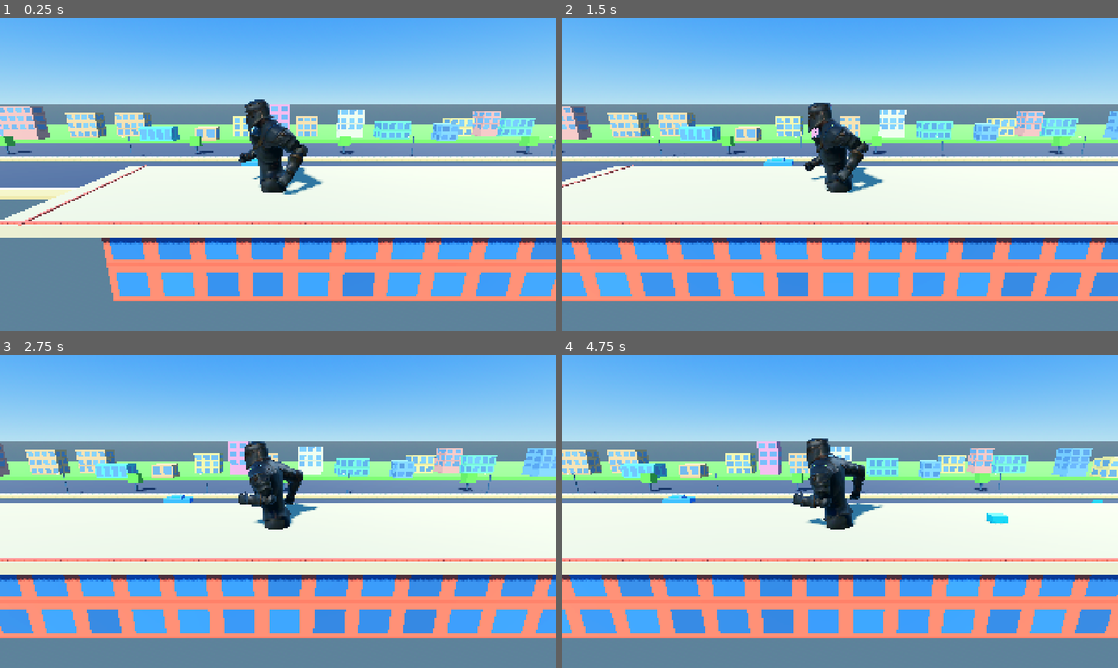
Above: before the commit, frames 1-4 (two rows, left to right).
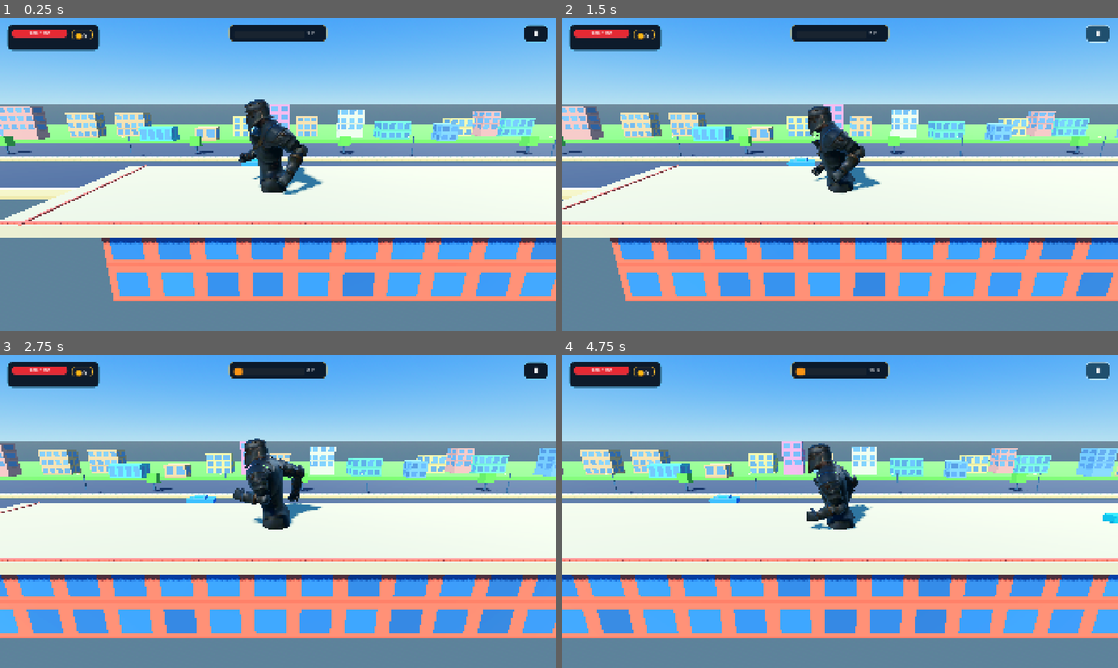
Above: after the commit, the same moments.

Repository: nnamdinwali/shadow-killer
Game: Godot game, scene res://node_3d.tscn
Same seed, same stepped clock (60 frames per second), same inputs: the game is played once before the commit and once after it.
Inputs (mouse positions are in pixels of both pictures, inside the frame that each line leads up to):
- Up to frame 1 (0.25 s): no input
- Up to frame 2 (1.5 s): click (1095, 33) at 0.5 s, where only the run after the commit has a clickable "Ⅱ"; click (1095, 33) at 1.25 s, where only the run after the commit has a clickable "▶"
- Up to frame 3 (2.75 s): click (139, 536) at 2.02 s
- Up to frame 4 (4.75 s): click (979, 536) at 2.77 s; click (1095, 370) at 3.5 s, where only the run after the commit has a clickable "Ⅱ"; click (1095, 370) at 4.25 s, where only the run after the commit has a clickable "▶"

The runs differ from the first frame. In frame 1, 2.5% of the frame differs, in the area x 1-99%, y 2-11%; in frame 2, 21%; in frame 3, 18%; in frame 4, 22%, in the area x 0-100%, y 2-89%.
Error before the commit: Parse Error: Expected statement, found "Indent" instead. (res://hud.gd:69)

Commit message:
Fix modern HUD indentation

Diff:
--- a/hud.gd
+++ b/hud.gd
@@ -65,31 +65,31 @@
 	root.mouse_filter = Control.MOUSE_FILTER_PASS
 	add_child(root)
 
-		# Top-left hero status, matching the reference layout.
-		var status_panel := Panel.new()
-		status_panel.position = Vector2(24, 22)
-		status_panel.size = Vector2(320, 92)
+	# Top-left compact status panel.
+	var status_panel := Panel.new()
+	status_panel.position = Vector2(24, 22)
+	status_panel.size = Vector2(320, 92)
 	status_panel.add_theme_stylebox_override("panel", _panel_style(Color(0.025, 0.06, 0.11, 0.93), 18, Color(0.35, 0.78, 1.0, 0.7), 2))
 	root.add_child(status_panel)
 
-		var hero_label := _label("HERO STATUS", 17, Color(0.68, 0.9, 1.0))
-		hero_label.visible = false
-		hero_label.position = Vector2(22, 12)
+	var hero_label := _label("HERO STATUS", 17, Color(0.68, 0.9, 1.0))
+	hero_label.visible = false
+	hero_label.position = Vector2(22, 12)
 	status_panel.add_child(hero_label)
 
-		var health_caption := _label("HEALTH", 14, Color(0.65, 0.74, 0.82))
-		health_caption.visible = false
-		health_caption.position = Vector2(22, 43)
+	var health_caption := _label("HEALTH", 14, Color(0.65, 0.74, 0.82))
+	health_caption.visible = false
+	health_caption.position = Vector2(22, 43)
 	status_panel.add_child(health_caption)
 
-		var hearts := _label("♥ ♥ ♥", 28, Color(1.0, 0.22, 0.25))
-		hearts.visible = false
-		hearts.position = Vector2(18, 66)
+	var hearts := _label("♥ ♥ ♥", 28, Color(1.0, 0.22, 0.25))
+	hearts.visible = false
+	hearts.position = Vector2(18, 66)
 	status_panel.add_child(hearts)
 
 	health_bar = ProgressBar.new()
-		health_bar.position = Vector2(18, 18)
-		health_bar.size = Vector2(190, 24)
+	health_bar.position = Vector2(18, 18)
+	health_bar.size = Vector2(190, 24)
 	health_bar.show_percentage = false
 	health_bar.add_theme_stylebox_override("background", _panel_style(Color(0.12, 0.16, 0.21, 1.0), 10, Color(0.38, 0.48, 0.58, 0.7), 1))
 	health_bar.add_theme_stylebox_override("fill", _panel_style(Color(0.9, 0.16, 0.2, 1.0), 10))
@@ -97,14 +97,14 @@
 
 	health_value = _label("100 / 100", 17, Color.WHITE)
 	health_value.horizontal_alignment = HORIZONTAL_ALIGNMENT_CENTER
-		health_value.position = Vector2(18, 18)
-		health_value.size = Vector2(190, 24)
+	health_value.position = Vector2(18, 18)
+	health_value.size = Vector2(190, 24)
 	status_panel.add_child(health_value)
 
 	# Large readable coin counter with a native Godot-drawn coin badge.
 	var coin_badge := Panel.new()
-		coin_badge.position = Vector2(224, 18)
-		coin_badge.size = Vector2(72, 36)
+	coin_badge.position = Vector2(224, 18)
+	coin_badge.size = Vector2(72, 36)
 	coin_badge.add_theme_stylebox_override("panel", _panel_style(Color(0.08, 0.12, 0.18, 0.95), 10, Color(1.0, 0.74, 0.18, 0.75), 2))
 	status_panel.add_child(coin_badge)
 
@@ -117,39 +117,39 @@
 	coin_badge.add_child(coin_icon)
 
 	var coin_caption := _label("COINS", 13, Color(1.0, 0.86, 0.42))
-		coin_caption.visible = false
-		coin_caption.position = Vector2(52, 3)
+	coin_caption.visible = false
+	coin_caption.position = Vector2(52, 3)
 	coin_badge.add_child(coin_caption)
 	coin_value = _label("16", 23, Color.WHITE)
-		coin_value.position = Vector2(36, 5)
+	coin_value.position = Vector2(36, 5)
 	coin_badge.add_child(coin_value)
 
 	# Top-center distance meter.
 	var distance_panel := Panel.new()
 	distance_panel.anchor_left = 0.5
 	distance_panel.anchor_right = 0.5
-		distance_panel.offset_left = -170
-		distance_panel.offset_right = 170
-		distance_panel.position.y = 22
-		distance_panel.size.y = 60
+	distance_panel.offset_left = -170
+	distance_panel.offset_right = 170
+	distance_panel.position.y = 22
+	distance_panel.size.y = 60
 	distance_panel.add_theme_stylebox_override("panel", _panel_style(Color(0.025, 0.06, 0.11, 0.93), 18, Color(1.0, 0.74, 0.2, 0.65), 2))
 	root.add_child(distance_panel)
 
-		var distance_title := _label("CITY RUN   •   DISTANCE", 16, Color(1.0, 0.87, 0.5))
-		distance_title.visible = false
-		distance_title.position = Vector2(20, 10)
+	var distance_title := _label("CITY RUN   •   DISTANCE", 16, Color(1.0, 0.87, 0.5))
+	distance_title.visible = false
+	distance_title.position = Vector2(20, 10)
 	distance_panel.add_child(distance_title)
 
 	distance_bar = ProgressBar.new()
-		distance_bar.position = Vector2(18, 22)
-		distance_bar.size = Vector2(245, 18)
+	distance_bar.position = Vector2(18, 22)
+	distance_bar.size = Vector2(245, 18)
 	distance_bar.show_percentage = false
 	distance_bar.add_theme_stylebox_override("background", _panel_style(Color(0.1, 0.14, 0.19, 1.0), 8))
 	distance_bar.add_theme_stylebox_override("fill", _panel_style(Color(0.98, 0.58, 0.08, 1.0), 8))
 	distance_panel.add_child(distance_bar)
 
 	distance_value = _label("0 m", 16, Color.WHITE)
-		distance_value.position = Vector2(270, 18)
+	distance_value.position = Vector2(270, 18)
 	distance_panel.add_child(distance_value)
 
 	pause_button = Button.new()
